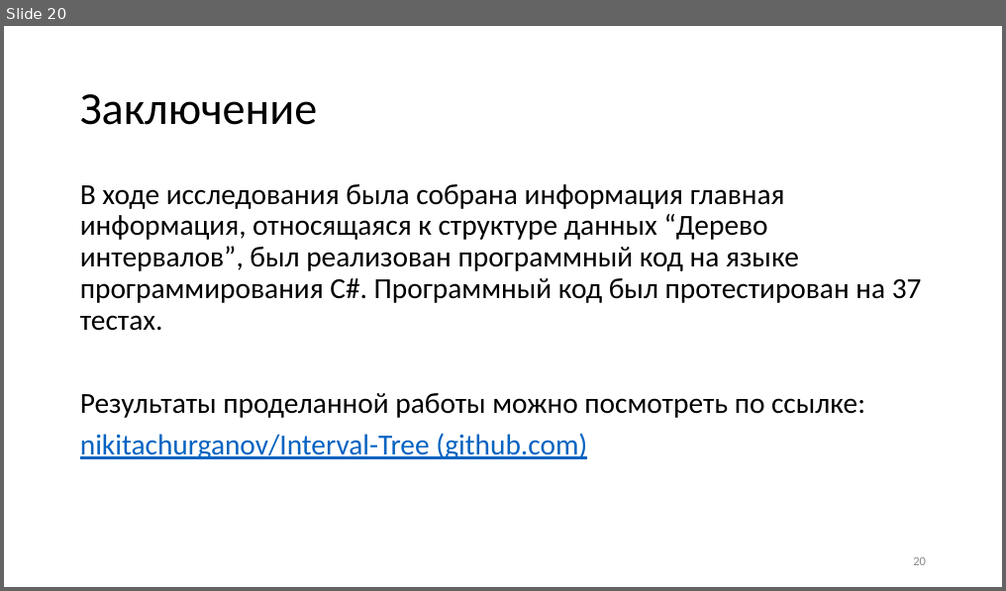
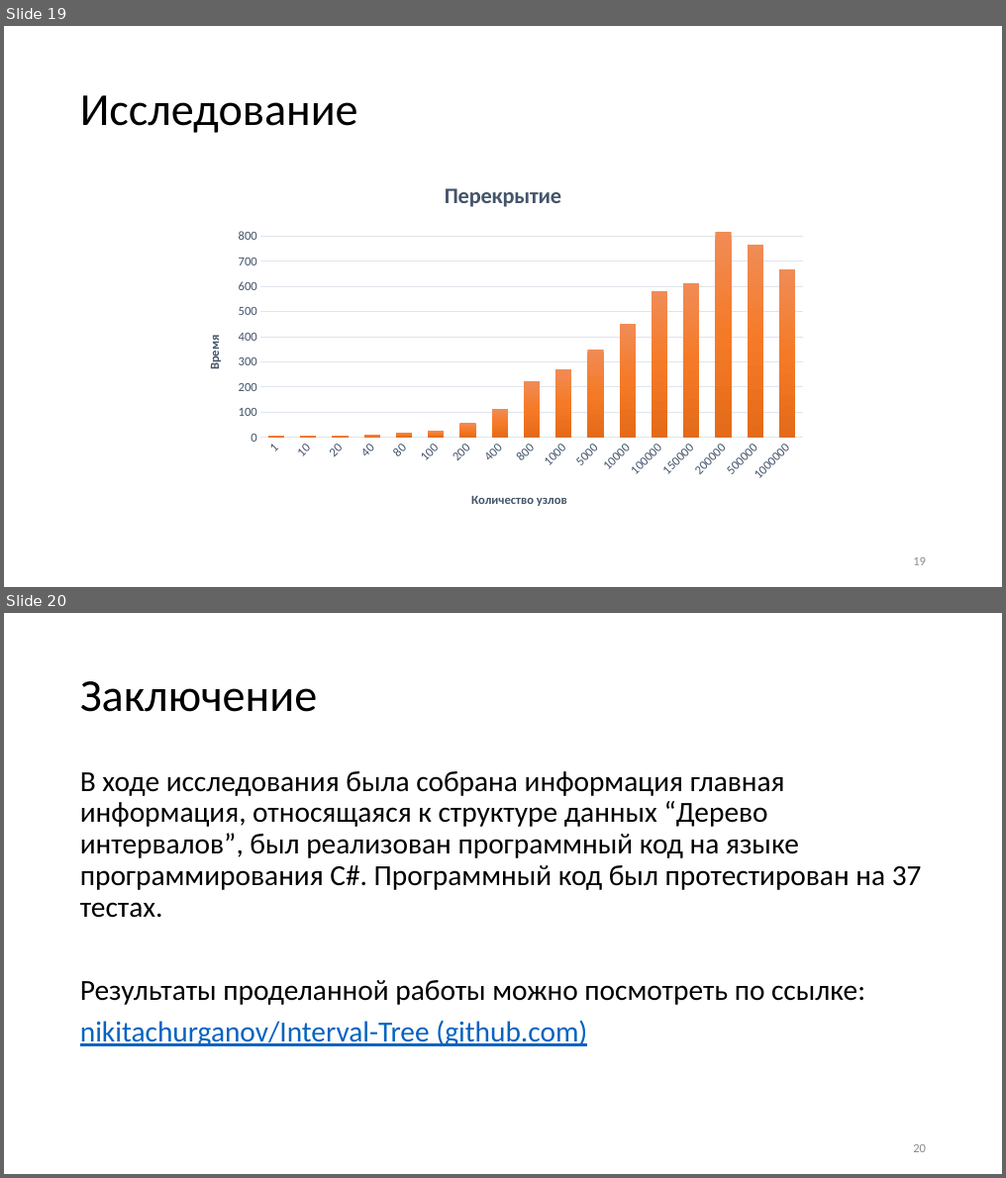
Before and after one commit to nikitachurganov/Interval-Tree, a slide deck: АиСД дерево.pptx. Shown one above the other, each under a label of ours: slide 20 before the commit, slides 19 and 20 after it. The pictures are 1006x591 and 1006x1178 pixels, drawn with LibreOffice and Linux fonts; fonts in the diff are those of the drawing. Boxes give left, top, right and bottom in pixels: in the first picture for what was removed or moved away, otherwise in the second. Text is boxed around its words. In the diff, an @@ line names an element or a change of style, - is before the commit and + after.

```diff
--- a/АиСД дерево.pptx
+++ b/АиСД дерево.pptx
@@ slide 19 added at (4,26,1002,587), background #FFFFFF @@
@@ title added at (80,95,358,133), 44 pt, text #000000 @@
+Исследование
@@ column chart added at (190,165,816,524) @@
+title "Перекрытие "
+categories: 1, 10, 20, 40, 80, 100, 200, 400, 800, 1000, 5000, 10000, 100000, 150000, 200000, 500000, 1000000
+Series 1: 10, 10, 10, 10, 20, 30, 60, 110, 220, 270, 350, 450, 580, 610, 820, 770, 670
@@ page number added at (913,558,926,566), 12 pt, text #8C8C8C @@
+19
```
Also in this commit, not shown: 2 slides changed, 1 slide removed.
